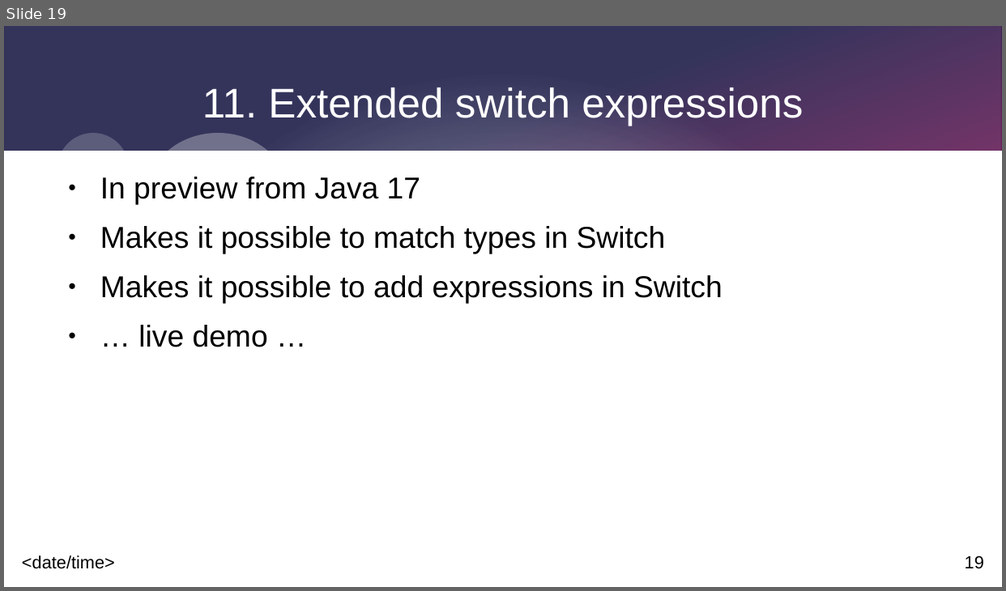
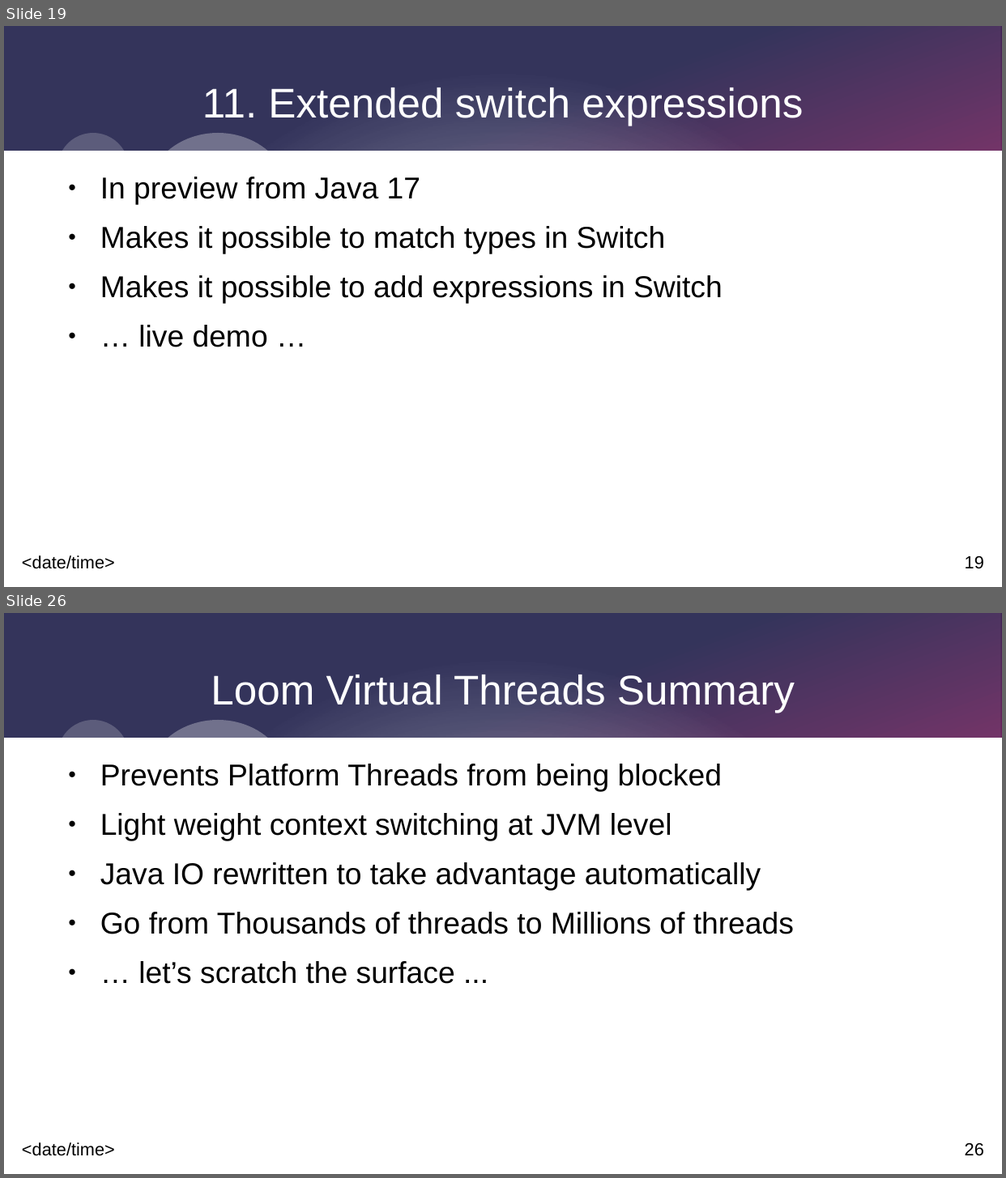
Before and after one commit to johnnyegel/Talk_JavaLatestAndGreatest, a slide deck: Presentation/JavaLatestAndGreatest.odp. Shown one above the other, each under a label of ours: slide 19 before the commit, slides 19 and 26 after it; the slides between them are not shown. The pictures are 1006x591 and 1006x1178 pixels, drawn with LibreOffice and Linux fonts; fonts in the diff are those of the drawing. Boxes give left, top, right and bottom in pixels: in the first picture for what was removed or moved away, otherwise in the second. Text is boxed around its words. In the diff, an @@ line names an element or a change of style, - is before the commit and + after.

Commit message:
Added idea settings, as this was troublesome to configure. Added Loom examples and worked more on presentation

```diff
--- a/Presentation/JavaLatestAndGreatest.odp
+++ b/Presentation/JavaLatestAndGreatest.odp
@@ slide 26 added at (4, 613, 1002, 1174), background #FFFFFF; not listed: 9 template elements that a slide beside it also shows @@
@@ title added at (211, 675, 795, 713), 33 pt, text #FFFFFF @@
+Loom Virtual Threads Summary
@@ text added at (100, 764, 794, 984), 24 pt, text #000000 @@
+● Prevents Platform Threads from being blocked
+● Light weight context switching at JVM level
+● Java IO rewritten to take advantage automatically
+● Go from Thousands of threads to Millions of threads
+● … let’s scratch the surface ...
```
Also in this commit, not shown: 2 slides changed, 6 other slides added, 4 other files.
